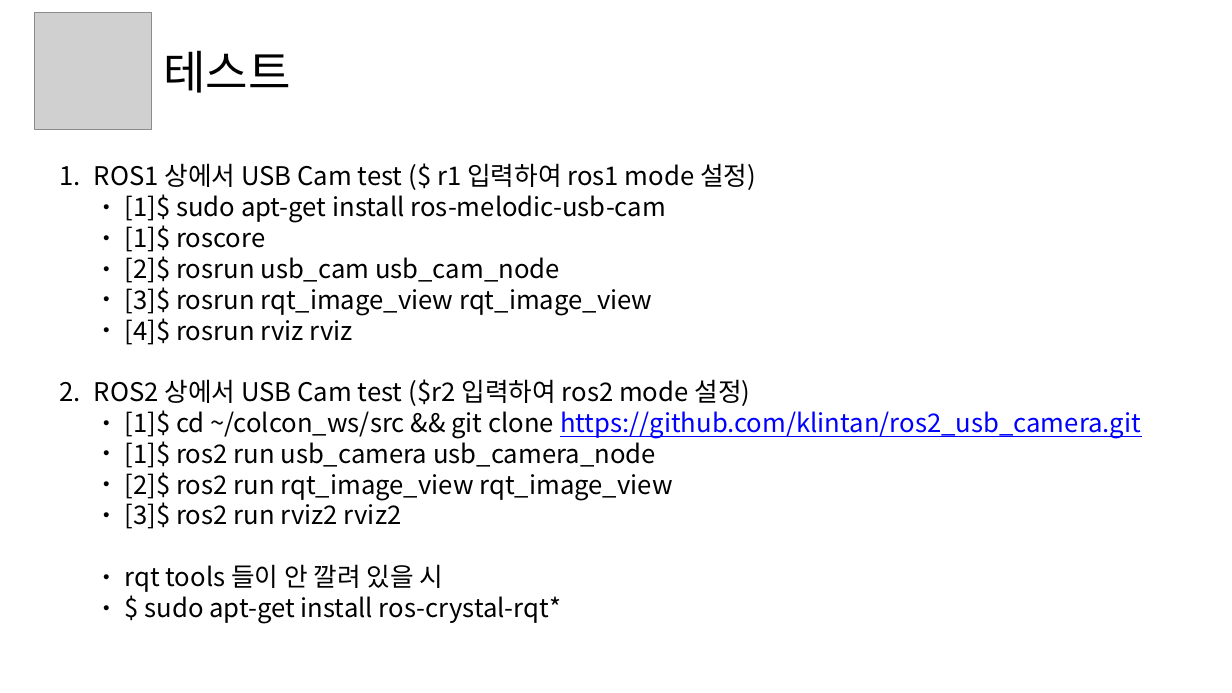
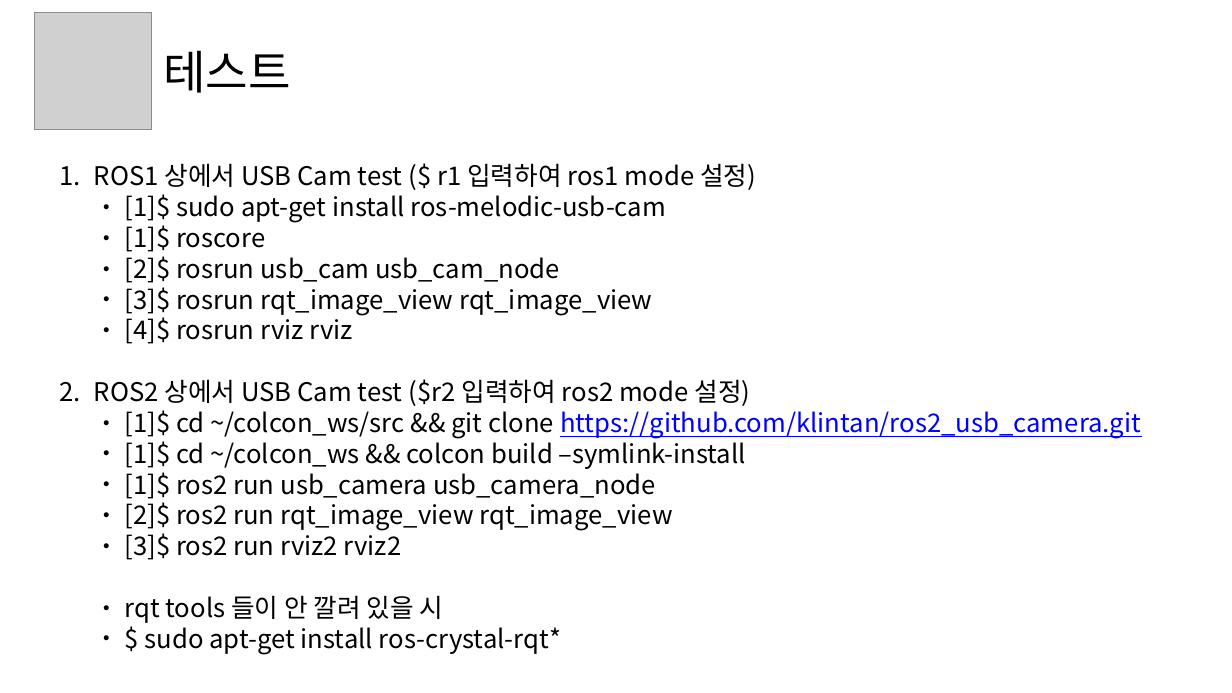
Before and after one commit to jeongam5785/documents, a slide deck: slide 4 of auturbo_2019_spring/auturbo_2019_spring_week1/auturbo_2019_spring_week1_dev_settings.pptx. Drawn at 1232x693 pixels with LibreOffice and Linux fonts; fonts in the diff are those of the drawing; grey boxes stand for pictures. Boxes give left, top, right and bottom in pixels: in the first picture for what was removed or moved away, otherwise in the second. Text is boxed around its words. In the diff, an @@ line names an element or a change of style, - is before the commit and + after.

```diff
--- a/auturbo_2019_spring/auturbo_2019_spring_week1/auturbo_2019_spring_week1_dev_settings.pptx
+++ b/auturbo_2019_spring/auturbo_2019_spring_week1/auturbo_2019_spring_week1_dev_settings.pptx
@@ text at [125, 436, 746, 469]: paragraph added @@
+    ● [1]$ cd ~/colcon_ws && colcon build –symlink-install
```
Also in this commit, not shown: 1 other slide changed, 1 other file.
